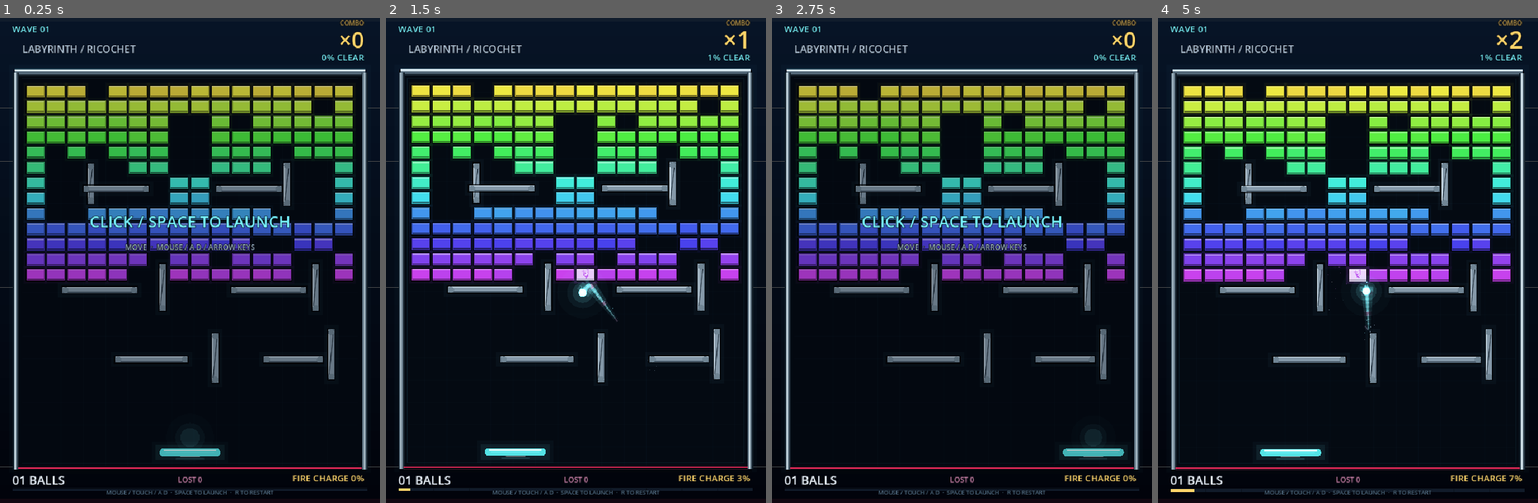
Above: before the commit, frames 1-4 (left to right).
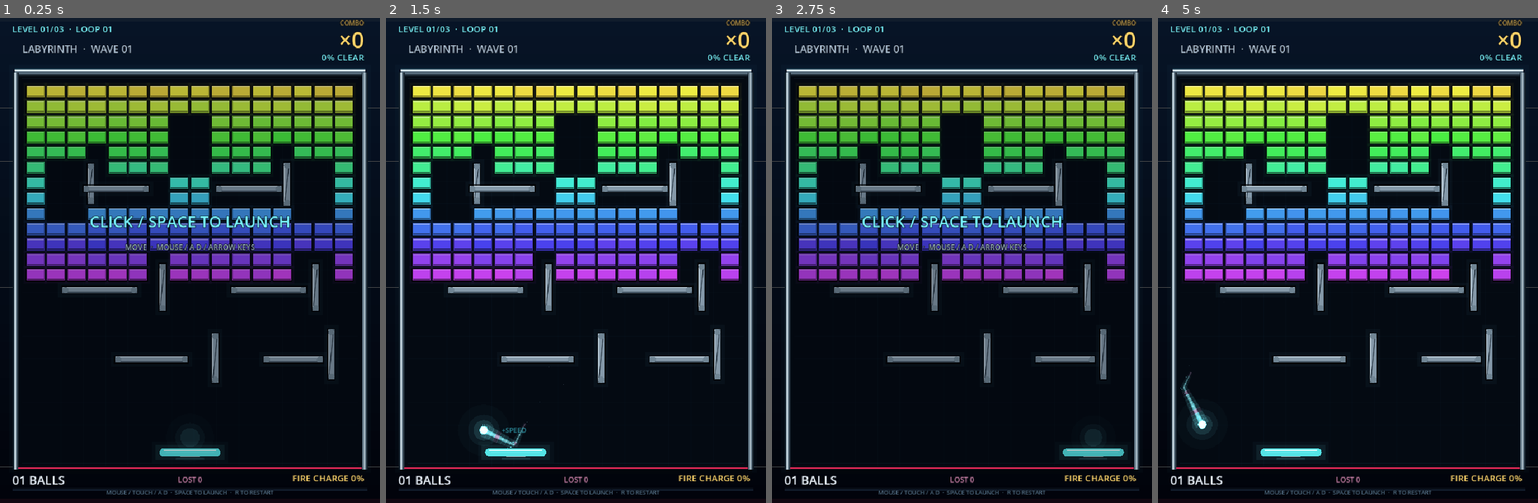
Above: after the commit, the same moments.

Repository: soryu-ryouji/ping-pong
Game: Godot game, scene res://main.tscn
Two runs of this game, one before a commit and one after it. Both use one fixed random seed, a clock stepped at 60 frames per second and the inputs below.
Inputs (mouse positions are in pixels of both pictures, inside the frame that each line leads up to):
- Up to frame 1 (0.25 s): no input
- Up to frame 2 (1.5 s): tap Enter at 0.5 s; move the mouse to (659, 236) at 0.52 s; hold Right (ui_right) 0.53-1.25 s; tap R at 0.6 s; click (659, 236) at 0.67 s; tap Space at 0.77 s; drag from (500, 284) to (557, 357) at 1.27 s
- Up to frame 3 (2.75 s): move the mouse to (1000, 153) at 2.02 s; hold Right (ui_right) from 2.03 s (still down); tap Enter at 2.1 s; tap R at 2.3 s
- Up to frame 4 (5 s): release Right (ui_right) at 2.75 s; drag from (1329, 357) to (1234, 187) at 2.77 s; move the mouse to (1462, 333) at 3.52 s; hold Left (ui_left) 3.53-4.25 s; tap R at 3.6 s; tap Space at 3.77 s; drag from (1234, 187) to (1291, 139) at 4.27 s

The runs differ from the first frame. In frame 1, 1.6% of the frame differs, in the area x 3-93%, y 1-55%; in frame 2, 11%, in the area x 3-97%, y 1-98%; in frame 3, 1.6%; in frame 4, 8.2%.

Commit message:
feat: 增加文本关卡与循环流程

Diff:
--- a/resources/game_config.tres
+++ b/resources/game_config.tres
@@ -1,7 +1,6 @@
-[gd_resource type="Resource" script_class="GameConfig" load_steps=4 format=3]
+[gd_resource type="Resource" script_class="GameConfig" load_steps=3 format=3]
 
 [ext_resource type="Script" path="res://scripts/data/game_config.gd" id="1"]
-[ext_resource type="Resource" path="res://resources/levels/labyrinth.tres" id="2"]
 [ext_resource type="Resource" path="res://resources/powerup_catalog.tres" id="3"]
 
 [resource]
@@ -32,5 +31,5 @@
 fire_drop_chance_multiplier = 0.72
 fire_duration = 6.0
 fire_charge_per_hit = 3.4
-level = ExtResource("2")
+level_manifest = "res://resources/levels/levels.txt"
 powerups = ExtResource("3")
--- a/resources/levels/labyrinth.tres
+++ /dev/null
@@ -1,18 +0,0 @@
-[gd_resource type="Resource" script_class="LevelDefinition" load_steps=2 format=3]
-
-[ext_resource type="Script" path="res://scripts/data/level_definition.gd" id="1"]
-
-[resource]
-script = ExtResource("1")
-rows = 13
-columns = 16
-brick_origin = Vector2(50, 128)
-brick_size = Vector2(34, 23)
-brick_step = Vector2(39, 29)
-random_carve_chance = 0.034
-carved_cells = Array[Vector2i]([Vector2i(7, 2), Vector2i(8, 2), Vector2i(7, 3), Vector2i(8, 3), Vector2i(7, 4), Vector2i(8, 4), Vector2i(7, 5), Vector2i(8, 5), Vector2i(1, 5), Vector2i(2, 5), Vector2i(13, 5), Vector2i(14, 5), Vector2i(1, 6), Vector2i(2, 6), Vector2i(13, 6), Vector2i(14, 6), Vector2i(1, 7), Vector2i(2, 7), Vector2i(13, 7), Vector2i(14, 7), Vector2i(1, 8), Vector2i(2, 8), Vector2i(13, 8), Vector2i(14, 8), Vector2i(3, 4), Vector2i(12, 4), Vector2i(5, 7), Vector2i(6, 7), Vector2i(9, 7), Vector2i(10, 7)])
-walls = Array[Rect2]([Rect2(166, 276, 12, 76), Rect2(158, 318, 124, 12), Rect2(410, 318, 124, 12), Rect2(538, 274, 12, 82), Rect2(118, 510, 142, 12), Rect2(438, 510, 142, 12), Rect2(302, 466, 12, 90), Rect2(592, 466, 12, 90), Rect2(218, 642, 138, 12), Rect2(500, 642, 112, 12), Rect2(402, 598, 12, 94), Rect2(622, 590, 12, 96)])
-hue_start = 0.155
-hue_end = 0.79
-hue_jitter = 0.012
-later_wave_preclear_limit = 8
--- a/scripts/core/game_event.gd
+++ b/scripts/core/game_event.gd
@@ -12,8 +12,8 @@
     SPEED_CHANGED,
     FIRE_STARTED,
     FIRE_ENDED,
-    WAVE_CLEARED,
-    WAVE_STARTED,
+    LEVEL_CLEARED,
+    LEVEL_STARTED,
     GAME_OVER,
     MESSAGE,
     OBSTACLE_HIT,
--- a/scripts/core/game_world.gd
+++ b/scripts/core/game_world.gd
@@ -12,12 +12,15 @@
 enum State { READY, PLAYING, CLEARED, GAME_OVER }
 
 var config: GameConfig
+var levels: Array[LevelDefinition] = []
 var rng := RandomNumberGenerator.new()
 var collision := CollisionSystem.new()
 var events: Array[GameEvent] = []
 
 var state := State.READY
 var wave := 1
+var level_index := 0
+var loop_count := 1
 var lives := 5
 var lost_count := 0
 var combo := 0
@@ -45,11 +48,14 @@
 func _init(game_config: GameConfig) -> void:
     config = game_config
     rng.seed = config.random_seed
+    levels = LevelLoader.load_manifest(config.level_manifest)
 
 
 func reset_run() -> void:
     rng.seed = config.random_seed
     wave = 1
+    level_index = 0
+    loop_count = 1
     lives = config.initial_lives
     lost_count = 0
     combo = 0
@@ -68,8 +74,16 @@
 
 
 func build_level() -> void:
-    bricks = LevelGenerator.generate(config.level, wave, rng)
-    walls = config.level.walls.duplicate()
+    var definition := current_level()
+    if definition == null:
+        bricks = []
+        walls = []
+        total_bricks = 1
+        remaining_bricks = 0
+        clear_fraction = 1.0
+        return
+    bricks = LevelGenerator.generate(definition, rng)
+    walls = definition.walls.duplicate()
     total_bricks = maxi(bricks.size(), 1)
     remaining_bricks = 0
     for brick in bricks:
@@ -87,18 +101,31 @@
     respawn_timer = 0.0
 
 
-func next_wave() -> void:
+func next_level() -> void:
     wave += 1
     combo = 0
     next_multiball_at = config.combo_first_multiball
     fire_energy = 0.0
     fire_time = 0.0
+    if levels.is_empty():
+        state = State.READY
+        return
+    level_index += 1
+    if level_index >= levels.size():
+        level_index = 0
+        loop_count += 1
     build_level()
     reset_ball_state()
     state = State.READY
-    var event := emit_event(GameEvent.Type.WAVE_STARTED, Vector2(config.screen_size.x * 0.5, 350.0), CYAN)
+    var event := emit_event(GameEvent.Type.LEVEL_STARTED, Vector2(config.screen_size.x * 0.5, 350.0), CYAN)
     event.value = wave
-    add_message(event.position, "WAVE %02d" % wave, CYAN, 28, 1.1)
+    var definition := current_level()
+    var title := "LEVEL %02d" % (level_index + 1)
+    if definition != null and not definition.display_name.is_empty():
+        title += "  " + definition.display_name.to_upper()
+    add_message(event.position, title, CYAN, 26, 1.2)
+    if level_index == 0 and loop_count > 1:
+        add_message(event.position + Vector2(0.0, 34.0), "LOOP %02d" % loop_count, GOLD, 18, 1.4)
 
 
 func primary_action() -> void:
@@ -135,7 +162,7 @@
     elif state == State.CLEARED:
         state_timer -= delta
         if state_timer <= 0.0:
-            next_wave()
+            next_level()
 
     update_bricks(delta)
 
@@ -338,9 +365,25 @@
     clear_fraction = 1.0
     powerups.clear()
     combo += 25
-    emit_event(GameEvent.Type.WAVE_CLEARED, Vector2(config.screen_size.x * 0.5, 330.0), GREEN)
-    add_message(Vector2(config.screen_size.x * 0.5, 330.0), "WAVE CLEAR", GREEN, 34, 1.5)
+    emit_event(GameEvent.Type.LEVEL_CLEARED, Vector2(config.screen_size.x * 0.5, 330.0), GREEN)
+    add_message(Vector2(config.screen_size.x * 0.5, 330.0), "LEVEL CLEAR", GREEN, 34, 1.5)
     add_message(Vector2(config.screen_size.x * 0.5, 376.0), "+25 BONUS", GOLD, 20, 1.4)
+
+
+func current_level() -> LevelDefinition:
+    if levels.is_empty() or level_index < 0 or level_index >= levels.size():
+        return null
+    return levels[level_index]
+
+
+func next_level_index() -> int:
+    if levels.is_empty():
+        return 0
+    return (level_index + 1) % levels.size()
+
+
+func is_last_level() -> bool:
+    return levels.is_empty() or level_index >= levels.size() - 1
 
 
 func update_bricks(delta: float) -> void:
--- a/scripts/data/game_config.gd
+++ b/scripts/data/game_config.gd
@@ -30,5 +30,5 @@
 @export var fire_duration := 6.0
 @export var fire_charge_per_hit := 3.4
 
-@export var level: LevelDefinition
+@export_file("*.txt") var level_manifest := "res://resources/levels/levels.txt"
 @export var powerups: PowerupCatalog
--- a/scripts/data/level_definition.gd
+++ b/scripts/data/level_definition.gd
@@ -1,15 +1,51 @@
 class_name LevelDefinition
 extends Resource
 
-@export var rows := 13
-@export var columns := 16
+const SYMBOL_PALETTE := [
+    Color("#ffd56a"),
+    Color("#ff8dd8"),
+    Color("#78f4ff"),
+    Color("#c9ff72"),
+    Color("#ff9b45"),
+    Color("#9b8cff"),
+    Color("#5be3c1"),
+    Color("#ff6b6b"),
+    Color("#7dd3fc"),
+]
+const DIGIT_START := 49
+const DIGIT_END := 57
+const UPPER_START := 65
+const UPPER_END := 90
+const LOWER_START := 97
+const LOWER_END := 122
+
+@export var layout_file := ""
+@export var display_name := ""
+@export var rows := 0
+@export var columns := 0
 @export var brick_origin := Vector2(50.0, 128.0)
 @export var brick_size := Vector2(34.0, 23.0)
 @export var brick_step := Vector2(39.0, 29.0)
-@export var random_carve_chance := 0.034
-@export var carved_cells: Array[Vector2i] = []
-@export var walls: Array[Rect2] = []
 @export var hue_start := 0.155
 @export var hue_end := 0.79
 @export var hue_jitter := 0.012
-@export var later_wave_preclear_limit := 8
+@export_range(0.0, 1.0) var random_carve_chance := 0.0
+@export var grid: PackedStringArray = []
+@export var symbol_colors: Dictionary = {}
+@export var walls: Array[Rect2] = []
+
+
+static func palette_color(symbol: String) -> Color:
+    if symbol.is_empty():
+        return Color.WHITE
+    var code := symbol.unicode_at(0)
+    var index := 0
+    if code >= DIGIT_START and code <= DIGIT_END:
+        index = code - DIGIT_START
+    elif code >= UPPER_START and code <= UPPER_END:
+        index = (code - UPPER_START) % SYMBOL_PALETTE.size()
+    elif code >= LOWER_START and code <= LOWER_END:
+        index = (code - LOWER_START) % SYMBOL_PALETTE.size()
+    else:
+        index = code % SYMBOL_PALETTE.size()
+    return SYMBOL_PALETTE[index]
--- a/scripts/main.gd
+++ b/scripts/main.gd
@@ -12,10 +12,11 @@
 func _ready() -> void:
     config = load("res://resources/game_config.tres")
     assert(config != null, "Game config could not be loaded")
-    assert(config.level != null, "Game config requires a level")
+    assert(not config.level_manifest.is_empty(), "Game config requires a level manifest")
     assert(config.powerups != null, "Game config requires a powerup catalog")
 
     world = GameWorld.new(config)
+    assert(not world.levels.is_empty(), "Level manifest did not load any levels")
     world.reset_run()
     effects = GameEffects.new()
 
--- a/scripts/presentation/audio_manager.gd
+++ b/scripts/presentation/audio_manager.gd
@@ -15,7 +15,7 @@
     sounds[GameEvent.Type.BALL_LOST] = synth_sound(150.0, 0.42, 0.28, 0.16, 0.8)
     sounds[GameEvent.Type.BRICK_DESTROYED] = synth_sound(760.0, 0.085, 0.34, 0.20, 1.9)
     sounds[GameEvent.Type.FIRE_STARTED] = synth_sound(260.0, 0.65, 0.26, 0.46, 0.55)
-    sounds[GameEvent.Type.WAVE_CLEARED] = synth_sound(980.0, 0.5, 0.24, 0.02, 0.7)
+    sounds[GameEvent.Type.LEVEL_CLEARED] = synth_sound(980.0, 0.5, 0.24, 0.02, 0.7)
     sounds[GameEvent.Type.POWERUP_COLLECTED] = synth_sound(640.0, 0.28, 0.30, 0.10, 1.1)
     for index in range(10):
         var player := AudioStreamPlayer.new()
@@ -40,7 +40,7 @@
             play_sound(event.type, -12.0, rng.randf_range(0.88, 1.18))
         GameEvent.Type.FIRE_STARTED:
             play_sound(event.type, -3.0, rng.randf_range(0.96, 1.04))
-        GameEvent.Type.WAVE_CLEARED:
+        GameEvent.Type.LEVEL_CLEARED:
             play_sound(event.type, -4.0)
         GameEvent.Type.POWERUP_COLLECTED:
             play_sound(event.type, -4.0, event.value)
--- a/scripts/presentation/game_effects.gd
+++ b/scripts/presentation/game_effects.gd
@@ -111,10 +111,10 @@
                     rng.randf_range(240.0, 780.0)
                 )
                 emit_fire_ember(position)
-        GameEvent.Type.WAVE_CLEARED:
+        GameEvent.Type.LEVEL_CLEARED:
             flash_alpha = maxf(flash_alpha, 0.22)
             shake = maxf(shake, 6.0)
-        GameEvent.Type.WAVE_STARTED:
+        GameEvent.Type.LEVEL_STARTED:
             flash_alpha = maxf(flash_alpha, 0.18)
         GameEvent.Type.MESSAGE:
             add_floater(event.position, event.text, event.color, event.size, event.lifetime)
--- a/scripts/presentation/game_hud.gd
+++ b/scripts/presentation/game_hud.gd
@@ -25,7 +25,7 @@
 func setup(game_world: GameWorld, game_effects: GameEffects) -> void:
     world = game_world
     effects = game_effects
-    wave_label = make_label("WAVE 01", Vector2(23, 8), Vector2(220, 25), 17, CYAN, HORIZONTAL_ALIGNMENT_LEFT)
+    wave_label = make_label("LEVEL 01/01  ·  LOOP 01", Vector2(23, 8), Vector2(300, 25), 17, CYAN, HORIZONTAL_ALIGNMENT_LEFT)
     title_label = make_label("LABYRINTH / RICOCHET", Vector2(42, 45), Vector2(430, 28), 19, Color("#b2c5d8"), HORIZONTAL_ALIGNMENT_LEFT)
     combo_header = make_label("COMBO", Vector2(500, 1), Vector2(190, 18), 12, Color("#b9974c"), HORIZONTAL_ALIGNMENT_RIGHT)
     combo_label = make_label("×0", Vector2(500, 12), Vector2(190, 50), 42, GOLD, HORIZONTAL_ALIGNMENT_RIGHT)
@@ -59,7 +59,13 @@
 func update_view() -> void:
     if world == null:
         return
-    wave_label.text = "WAVE %02d" % world.wave
+    var level := world.current_level()
+    var level_count := maxi(world.levels.size(), 1)
+    wave_label.text = "LEVEL %02d/%02d  ·  LOOP %02d" % [world.level_index + 1, level_count, world.loop_count]
+    if level != null and not level.display_name.is_empty():
+        title_label.text = "%s  ·  WAVE %02d" % [level.display_name.to_upper(), world.wave]
+    else:
+        title_label.text = "LABYRINTH / RICOCHET"
     combo_label.text = "×%d" % world.combo
     clear_label.text = "%d%% CLEAR" % int(round(world.clear_fraction * 100.0))
     balls_label.text = "%02d BALLS" % maxi(1, world.balls.size()) if world.state == GameWorld.State.READY else "%02d BALLS" % world.balls.size()
@@ -82,7 +88,14 @@
         GameWorld.State.GAME_OVER:
             show_status("GAME OVER", "CLICK / SPACE TO RESTART", PINK)
         GameWorld.State.CLEARED:
-            show_status("WAVE CLEAR", "NEXT WAVE INCOMING", GREEN)
+            var next_hint := "NEXT LEVEL INCOMING"
+            if world.is_last_level():
+                next_hint = "LOOPING TO LEVEL 01"
+            else:
+                var next_level := world.levels[world.next_level_index()]
+                if not next_level.display_name.is_empty():
+                    next_hint = "NEXT: " + next_level.display_name.to_upper()
+            show_status("LEVEL CLEAR", next_hint, GREEN)
         GameWorld.State.PLAYING:
             status_label.visible = false
             status_hint.visible = false
--- a/scripts/systems/level_generator.gd
+++ b/scripts/systems/level_generator.gd
@@ -2,16 +2,20 @@
 extends RefCounted
 
 
-static func generate(definition: LevelDefinition, wave: int, rng: RandomNumberGenerator) -> Array[BrickData]:
+static func generate(definition: LevelDefinition, rng: RandomNumberGenerator) -> Array[BrickData]:
     var result: Array[BrickData] = []
-    var carved := {}
-    for cell in definition.carved_cells:
-        carved[cell] = true
+    if definition == null:
+        return result
 
     for row in range(definition.rows):
+        var line := definition.grid[row] if row < definition.grid.size() else ""
         for column in range(definition.columns):
-            var cell := Vector2i(column, row)
-            if carved.has(cell) or rng.randf() < definition.random_carve_chance:
+            if column >= line.length():
+                continue
+            var symbol := line[column]
+            if symbol == "." or symbol == " " or symbol == "X" or symbol == "=":
+                continue
+            if definition.random_carve_chance > 0.0 and rng.randf() < definition.random_carve_chance:
                 continue
 
             var rect := Rect2(
@@ -21,24 +25,30 @@
             if _intersects_wall(rect, definition.walls):
                 continue
 
-            var hue := lerpf(
-                definition.hue_start,
-                definition.hue_end,
-                float(row) / float(maxi(definition.rows - 1, 1))
-            )
-            hue = fmod(hue + rng.randf_range(-definition.hue_jitter, definition.hue_jitter) + 1.0, 1.0)
             var brick := BrickData.new()
             brick.rect = rect
-            brick.color = Color.from_hsv(hue, 0.72, 0.93)
+            brick.color = _brick_color(definition, symbol, row, rng)
             result.append(brick)
+    return result
 
-    if wave > 1 and not result.is_empty():
-        var precleared := mini(definition.later_wave_preclear_limit, result.size() / 4)
-        for index in range(precleared):
-            var pick := rng.randi_range(0, result.size() - 1)
-            if result[pick].alive:
-                result[pick].alive = false
-    return result
+
+static func _brick_color(
+    definition: LevelDefinition,
+    symbol: String,
+    row: int,
+    rng: RandomNumberGenerator
+) -> Color:
+    if definition.symbol_colors.has(symbol):
+        return definition.symbol_colors[symbol]
+    if symbol == "#":
+        var hue := lerpf(
+            definition.hue_start,
+            definition.hue_end,
+            float(row) / float(maxi(definition.rows - 1, 1))
+        )
+        hue = fmod(hue + rng.randf_range(-definition.hue_jitter, definition.hue_jitter) + 1.0, 1.0)
+        return Color.from_hsv(hue, 0.72, 0.93)
+    return LevelDefinition.palette_color(symbol)
 
 
 static func _intersects_wall(rect: Rect2, walls: Array[Rect2]) -> bool:
--- /dev/null
+++ b/scripts/systems/level_loader.gd
@@ -0,0 +1,198 @@
+class_name LevelLoader
+extends RefCounted
+
+const COMMENT_PREFIXES := ["//", ";", "#"]
+
+
+static func load_manifest(manifest_path: String) -> Array[LevelDefinition]:
+    var result: Array[LevelDefinition] = []
+    if manifest_path.is_empty():
+        push_error("Level manifest path is empty")
+        return result
+    if not FileAccess.file_exists(manifest_path):
+        push_error("Level manifest not found: %s" % manifest_path)
+        return result
+
+    var text := FileAccess.get_file_as_string(manifest_path)
+    var base_dir := manifest_path.get_base_dir()
+    for raw_line in text.split("\n"):
+        var line := raw_line.strip_edges()
+        if line.is_empty() or _is_comment(line):
+            continue
+        var level_path := line
+        if not level_path.begins_with("res://") and not level_path.begins_with("user://"):
+            level_path = base_dir.path_join(level_path)
+        var definition := load_definition(level_path)
+        if definition != null:
+            result.append(definition)
+    if result.is_empty():
+        push_error("Level manifest has no valid levels: %s" % manifest_path)
+    return result
+
+
+static func load_definition(path: String) -> LevelDefinition:
+    if not FileAccess.file_exists(path):
+        push_error("Level file not found: %s" % path)
+        return null
+    var text := FileAccess.get_file_as_string(path)
+    if text.is_empty():
+        push_error("Level file is empty: %s" % path)
+        return null
+
+    var definition := LevelDefinition.new()
+    definition.layout_file = path
+    var grid_lines: PackedStringArray = []
+    var symbol_colors := {}
+    var walls: Array[Rect2] = []
+    var brick_symbols := 0
+    var in_grid := false
+
+    for raw_line in text.split("\n"):
+        var stripped := raw_line.strip_edges()
+        if not in_grid:
+            if stripped.is_empty() or _is_comment(stripped):
+                continue
+            if stripped.to_lower() == "grid:":
+                in_grid = true
+                continue
+            _parse_setting(definition, stripped, symbol_colors, walls)
+            continue
+
+        var grid_line := raw_line.strip_edges(false, true)
+        if grid_line.strip_edges().is_empty() or _is_grid_comment(grid_line.strip_edges()):
+            continue
+        grid_lines.append(grid_line)
+
+    if grid_lines.is_empty():
+        push_error("Level has no grid: %s" % path)
+        return null
+
+    definition.rows = grid_lines.size()
+    definition.columns = 0
+    for line in grid_lines:
+        definition.columns = maxi(definition.columns, line.length())
+    definition.grid = grid_lines
+    definition.symbol_colors = symbol_colors
+
+    for row in range(definition.rows):
+        for column in range(definition.columns):
+            var symbol := _symbol_at(grid_lines[row], column)
+            if symbol == "X" or symbol == "=":
+                walls.append(Rect2(
+                    definition.brick_origin + Vector2(column, row) * definition.brick_step,
+                    definition.brick_size
+                ))
+    definition.walls = walls
+
+    var playable_bricks := 0
+    for row in range(definition.rows):
+        for column in range(definition.columns):
+            var symbol := _symbol_at(grid_lines[row], column)
+            if symbol == "." or symbol == " " or symbol == "X" or symbol == "=":
+                continue
+            brick_symbols += 1
+            var rect := Rect2(
+                definition.brick_origin + Vector2(column, row) * definition.brick_step,
+                definition.brick_size
+            )
+            if not _intersects_wall(rect, walls):
+                playable_bricks += 1
+    if brick_symbols == 0:
+        push_error("Level has no brick symbols: %s" % path)
+        return null
+    if playable_bricks == 0:
+        push_error("All bricks overlap walls: %s" % path)
+        return null
+    return definition
+
+
+static func _parse_setting(
+    definition: LevelDefinition,
+    line: String,
+    symbol_colors: Dictionary,
+    walls: Array[Rect2]
+) -> void:
+    var separator := line.find("=")
+    if separator < 0:
+        separator = line.find(":")
+    if separator < 0:
+        push_warning("Ignored level setting without '=': %s" % line)
+        return
+
+    var key := line.substr(0, separator).strip_edges()
+    var value := line.substr(separator + 1).strip_edges()
+    var lower_key := key.to_lower()
+
+    match lower_key:
+        "name":
+            definition.display_name = value
+        "origin":
+            definition.brick_origin = _parse_vector2(value, definition.brick_origin)
+        "brick_size":
+            definition.brick_size = _parse_vector2(value, definition.brick_size)
+        "step":
+            definition.brick_step = _parse_vector2(value, definition.brick_step)
+        "hue_start":
+            definition.hue_start = value.to_float()
+        "hue_end":
+            definition.hue_end = value.to_float()
+        "hue_jitter":
+            definition.hue_jitter = value.to_float()
+        "random_carve_chance":
+            definition.random_carve_chance = clampf(value.to_float(), 0.0, 1.0)
+        "wall":
+            var parts := _parse_floats(value)
+            if parts.size() < 4:
+                push_warning("Ignored wall setting, expected x,y,w,h: %s" % line)
+            else:
+                walls.append(Rect2(parts[0], parts[1], parts[2], parts[3]))
+        _:
+            if lower_key.begins_with("color.") and key.length() > 6:
+                var symbol := key.substr(6)
+                var color := Color.from_string(value, Color.TRANSPARENT)
+                if color.a <= 0.0:
+                    push_warning("Ignored color setting with invalid color: %s" % line)
+                else:
+                    symbol_colors[symbol] = color
+            else:
+                push_warning("Ignored unknown level setting: %s" % key)
+
+
+static func _parse_vector2(value: String, fallback: Vector2) -> Vector2:
+    var parts := _parse_floats(value)
+    if parts.size() < 2:
+        push_warning("Expected two numbers, got: %s" % value)
+        return fallback
+    return Vector2(parts[0], parts[1])
+
+
+static func _parse_floats(value: String) -> PackedFloat32Array:
+    var parts := value.replace(",", " ").replace("\t", " ").split(" ", false)
+    var result := PackedFloat32Array()
+    for part in parts:
+        result.append(part.to_float())
+    return result
+
+
+static func _symbol_at(line: String, column: int) -> String:
+    if column < 0 or column >= line.length():
+        return "."
+    return line[column]
+
+
+static func _is_comment(line: String) -> bool:
+    for prefix in COMMENT_PREFIXES:
+        if line.begins_with(prefix):
+            return true
+    return false
+
+
+static func _is_grid_comment(line: String) -> bool:
+    return line.begins_with("//") or line.begins_with(";")
+
+
+static func _intersects_wall(rect: Rect2, walls: Array[Rect2]) -> bool:
+    for wall in walls:
+        if wall.grow(3.0).intersects(rect):
+            return true
+    return false
Not shown, changed: export_presets.cfg
Not shown, added: resources/levels/01_labyrinth.txt
Not shown, added: resources/levels/02_corridors.txt
Not shown, added: resources/levels/03_core.txt
Not shown, added: resources/levels/levels.txt
Not shown, added: scripts/systems/level_loader.gd.uid
